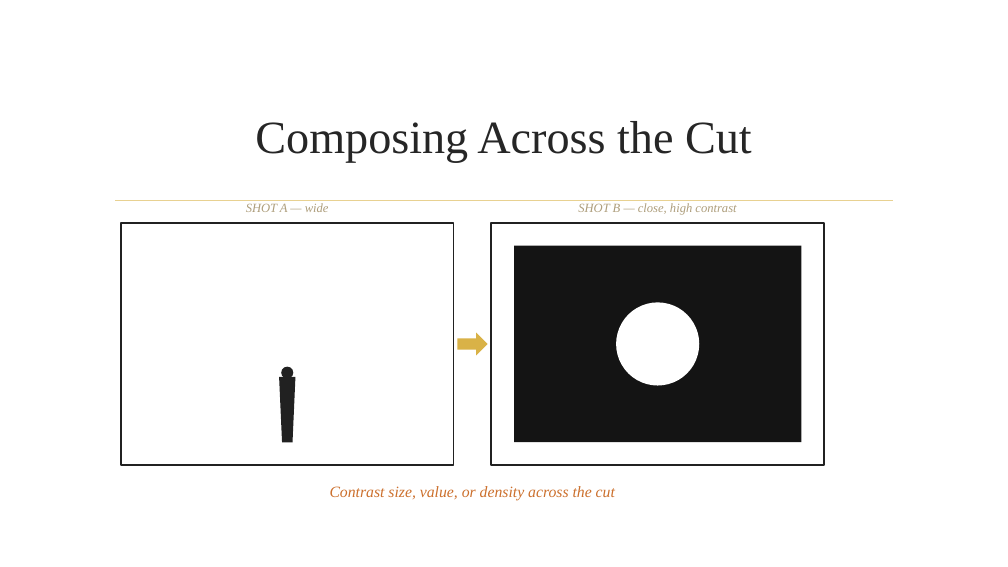
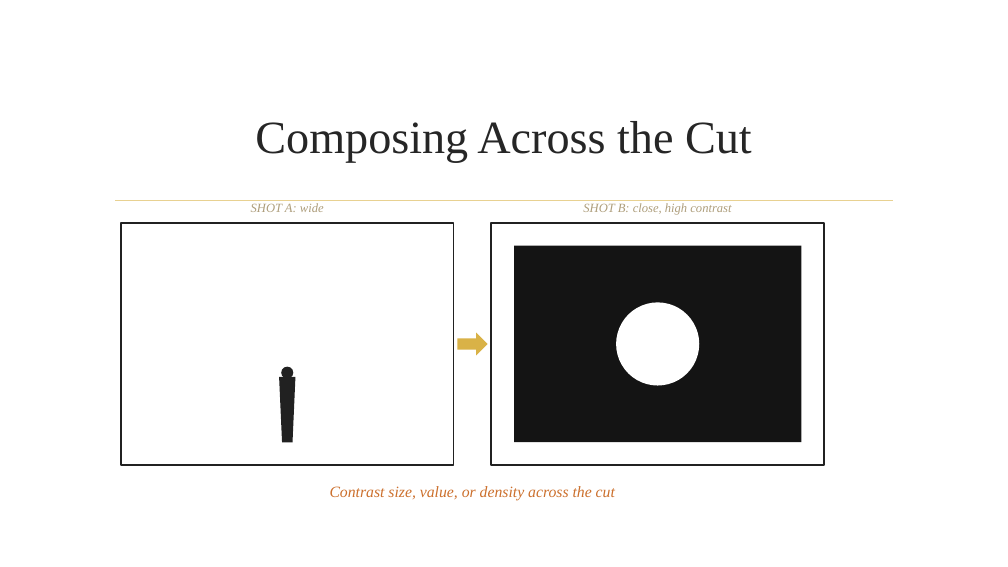
Before and after one commit to dcoes/Classes, a slide deck: slide 47 of Storyboarding/NewLectures/05_Composition_REVISED.pptx. Drawn at 1008x567 pixels with LibreOffice and Linux fonts; fonts in the diff are those of the drawing; background and template pictures are left out. Boxes give left, top, right and bottom in pixels: in the first picture for what was removed or moved away, otherwise in the second. Text is boxed around its words. In the diff, an @@ line names an element or a change of style, - is before the commit and + after.

```diff
--- a/Storyboarding/NewLectures/05_Composition_REVISED.pptx
+++ b/Storyboarding/NewLectures/05_Composition_REVISED.pptx
@@ text at box(251, 203, 324, 212): text changed @@
-SHOT A — wide
+SHOT A: wide
@@ text at box(583, 203, 731, 215): text changed @@
-SHOT B — close, high contrast
+SHOT B: close, high contrast
```
Also in this commit, not shown: 13 other slides changed, 53 other files.
